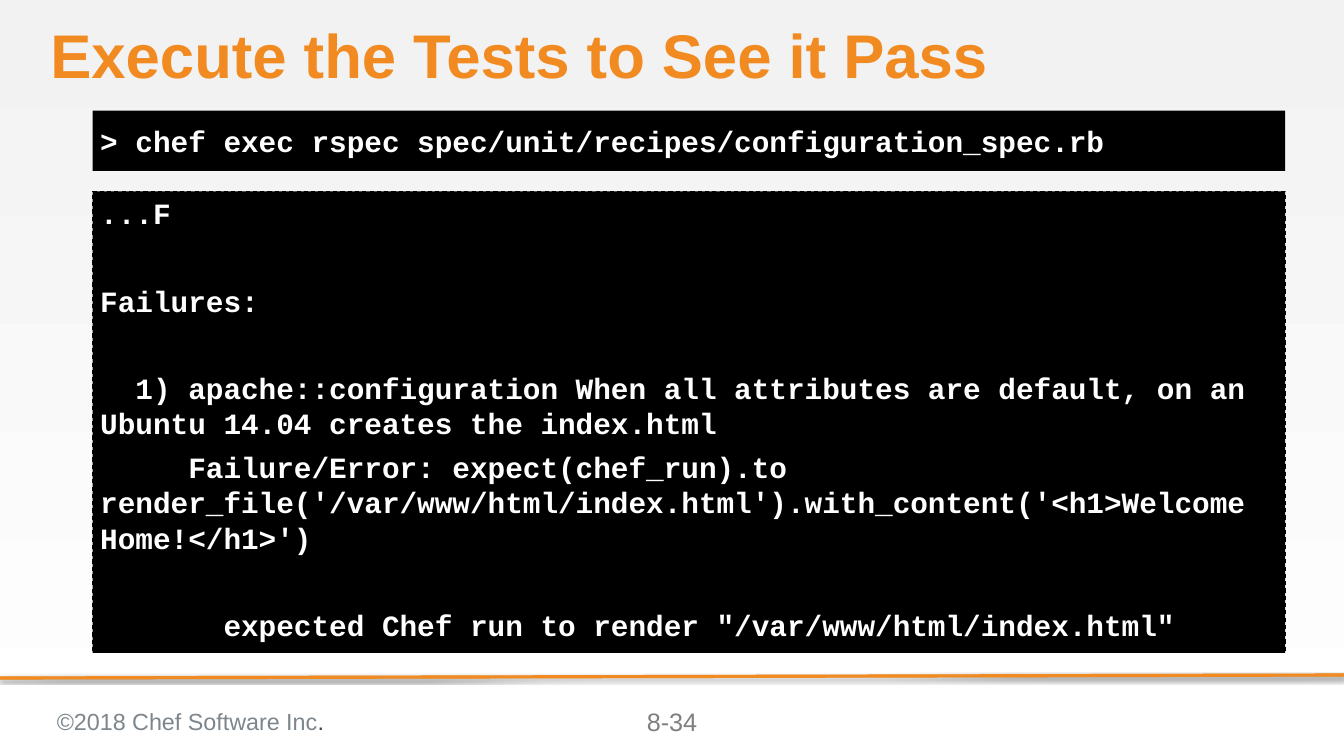
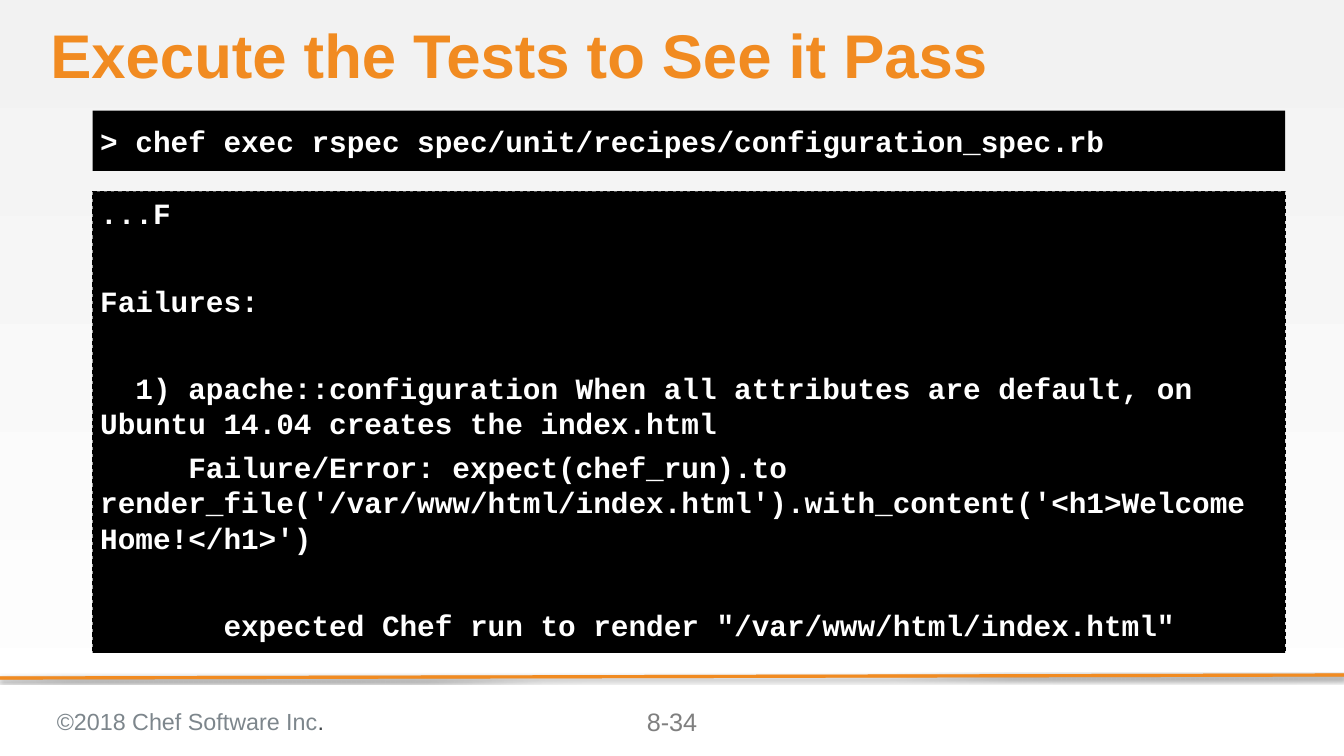
Before and after one commit to anidil18/chef-intermediate, a slide deck: slide 34 of 08-refactoring_for_multiple_platforms.pptx. Drawn at 1344x756 pixels with LibreOffice and Linux fonts; fonts in the diff are those of the drawing; background and template pictures are left out. Boxes give left, top, right and bottom in pixels: in the first picture for what was removed or moved away, otherwise in the second. Text is boxed around its words. In the diff, an @@ line names an element or a change of style, - is before the commit and + after.

```diff
--- a/08-refactoring_for_multiple_platforms.pptx
+++ b/08-refactoring_for_multiple_platforms.pptx
@@ text at (100, 378, 1192, 435): text changed @@
-1) apache::configuration When all attributes are default, on an Ubuntu 14.04 creates the index.html
+1) apache::configuration When all attributes are default, on Ubuntu 14.04 creates the index.html
```
Also in this commit, not shown: 1 other slide changed.
